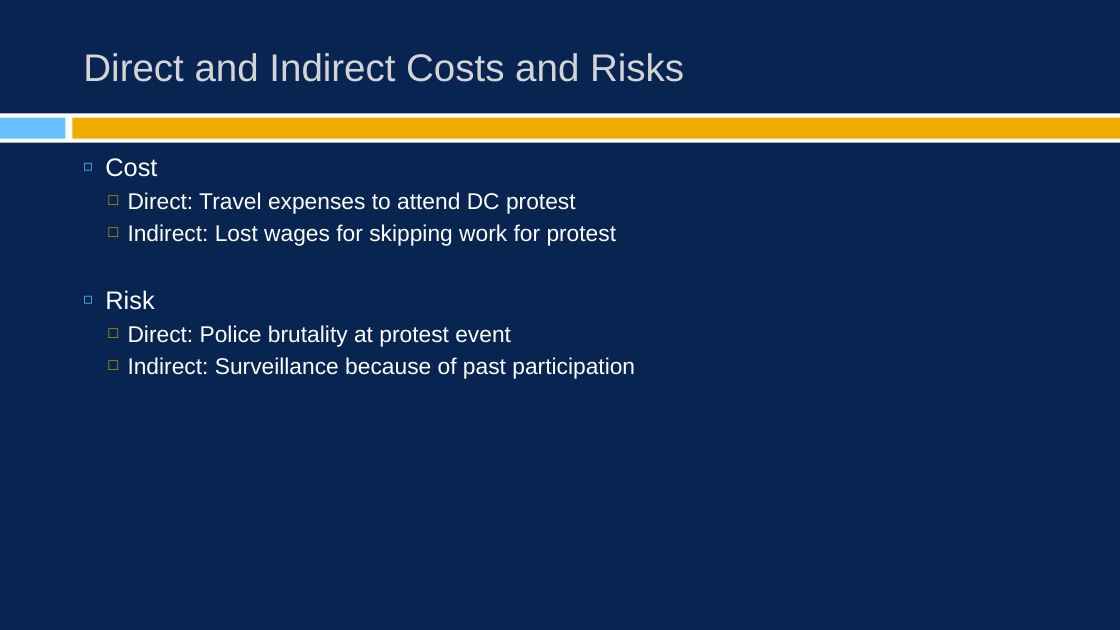
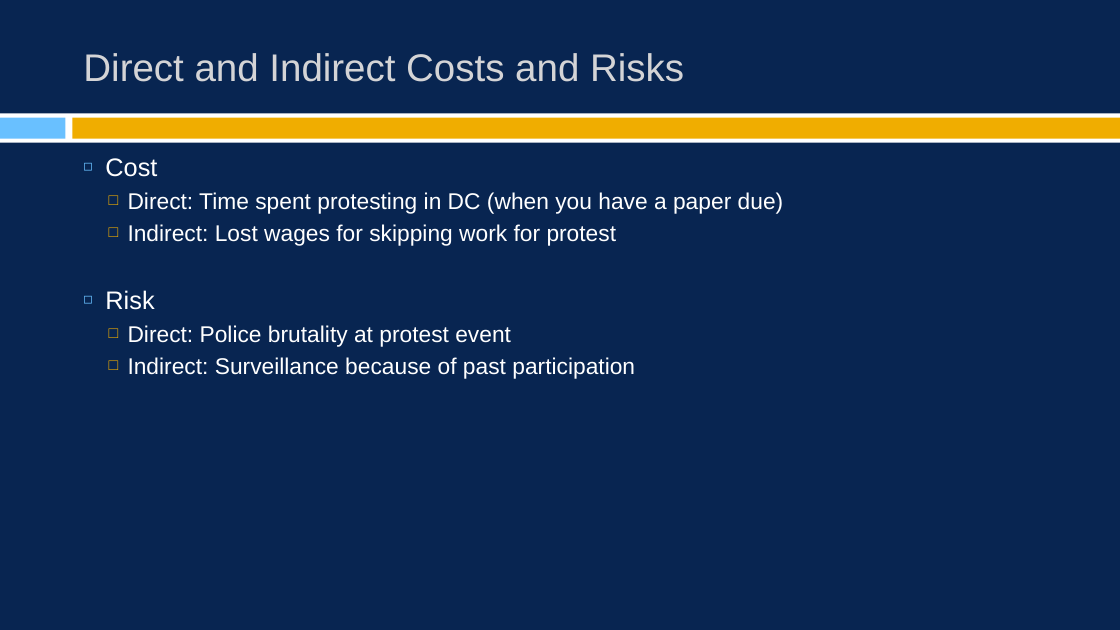
Before and after one commit to burrelvannjr/movements_csuf, a slide deck: slide 6 of ppts/notes/ch_4.pptx (slide 5 before the commit). Drawn at 1120x630 pixels with LibreOffice and Linux fonts; fonts in the diff are those of the drawing. Boxes give left, top, right and bottom in pixels: in the first picture for what was removed or moved away, otherwise in the second. Text is boxed around its words. In the diff, an @@ line names an element or a change of style, - is before the commit and + after.

```diff
--- a/ppts/notes/ch_4.pptx
+++ b/ppts/notes/ch_4.pptx
@@ text at [128,192,784,214]: text changed @@
-  □ Direct: Travel expenses to attend DC protest
+  □ Direct: Time spent protesting in DC (when you have a paper due)
```
Also in this commit, not shown: 12 other slides changed, 3 slides added, 18 other files.
